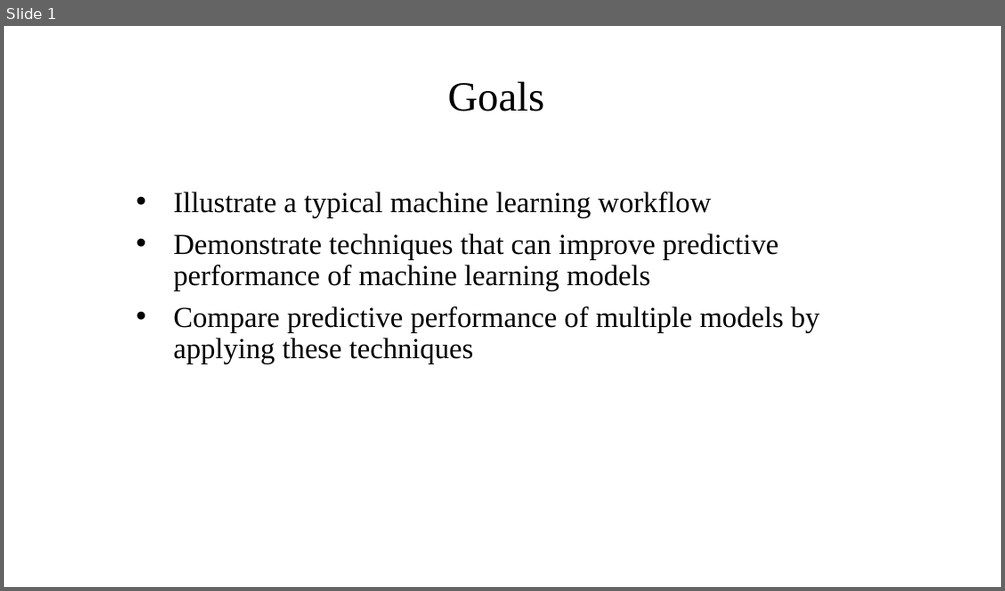
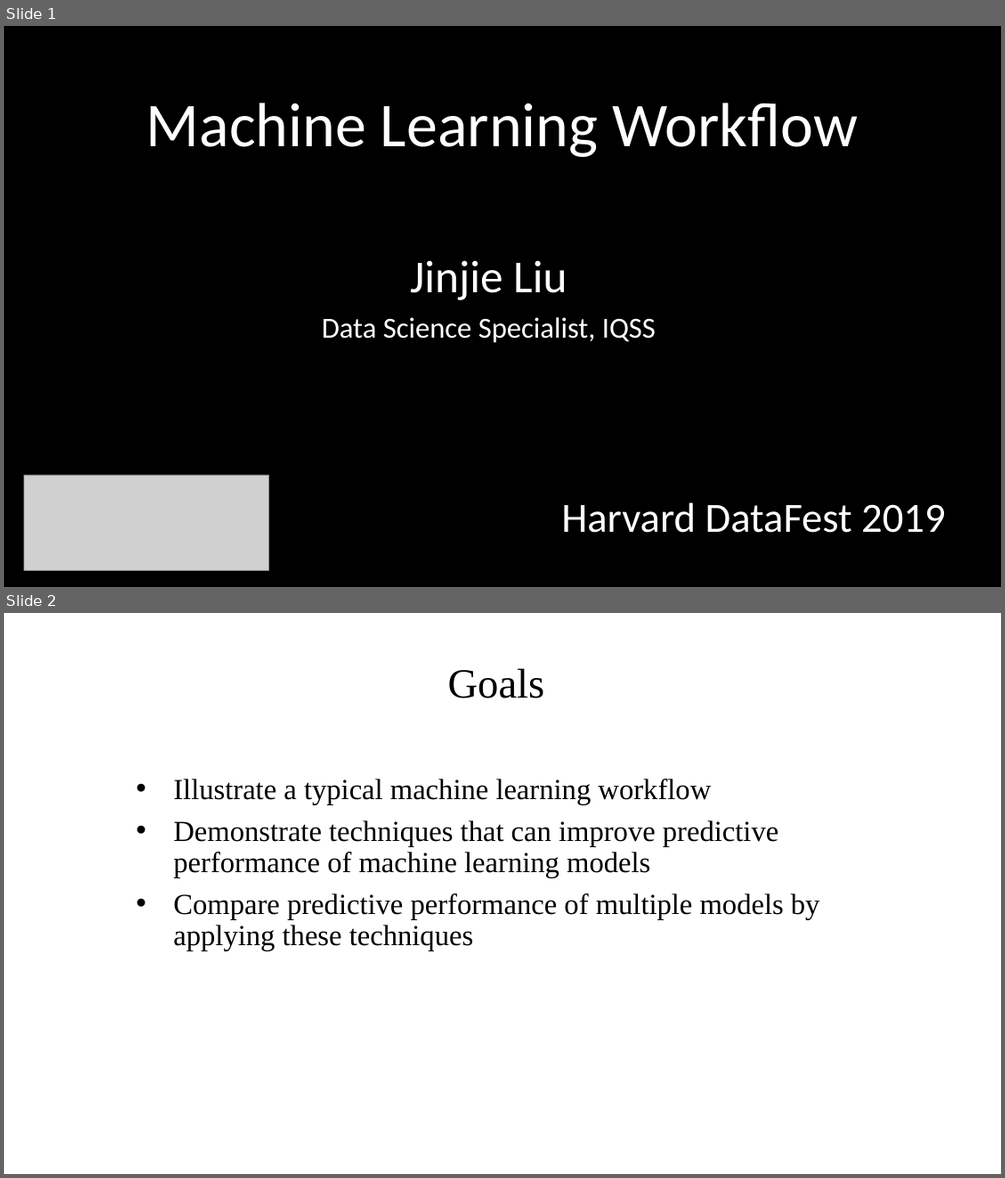
Before and after one commit to IQSS/datafest, a slide deck: DataFest-2019/machine-learning-workflow/DataFest_Recap_C-JINJIE.pptx. Shown one above the other, each under a label of ours: slide 1 before the commit, slides 1 and 2 after it. The pictures are 1005x591 and 1005x1178 pixels, drawn with LibreOffice and Linux fonts; fonts in the diff are those of the drawing; grey boxes stand for pictures. Boxes give left, top, right and bottom in pixels: in the first picture for what was removed or moved away, otherwise in the second. Text is boxed around its words. In the diff, an @@ line names an element or a change of style, - is before the commit and + after.

Commit message:
upload title slide

```diff
--- a/DataFest-2019/machine-learning-workflow/DataFest_Recap_C-JINJIE.pptx
+++ b/DataFest-2019/machine-learning-workflow/DataFest_Recap_C-JINJIE.pptx
@@ slide 1 added at [4, 26, 1001, 587], background #000000 @@
@@ title added at [146, 103, 858, 157], 60 pt, text #FFFFFF @@
+Machine Learning Workflow
@@ subtitle added at [322, 260, 655, 343], 28 pt, text #FFFFFF @@
+Jinjie Liu
+Data Science Specialist, IQSS
@@ picture added at [24, 475, 268, 571] @@
@@ text added at [561, 502, 945, 532], 40 pt, text #FFFFFF @@
+Harvard DataFest 2019
@@ what was slide 1 is now slide 2 @@
```
